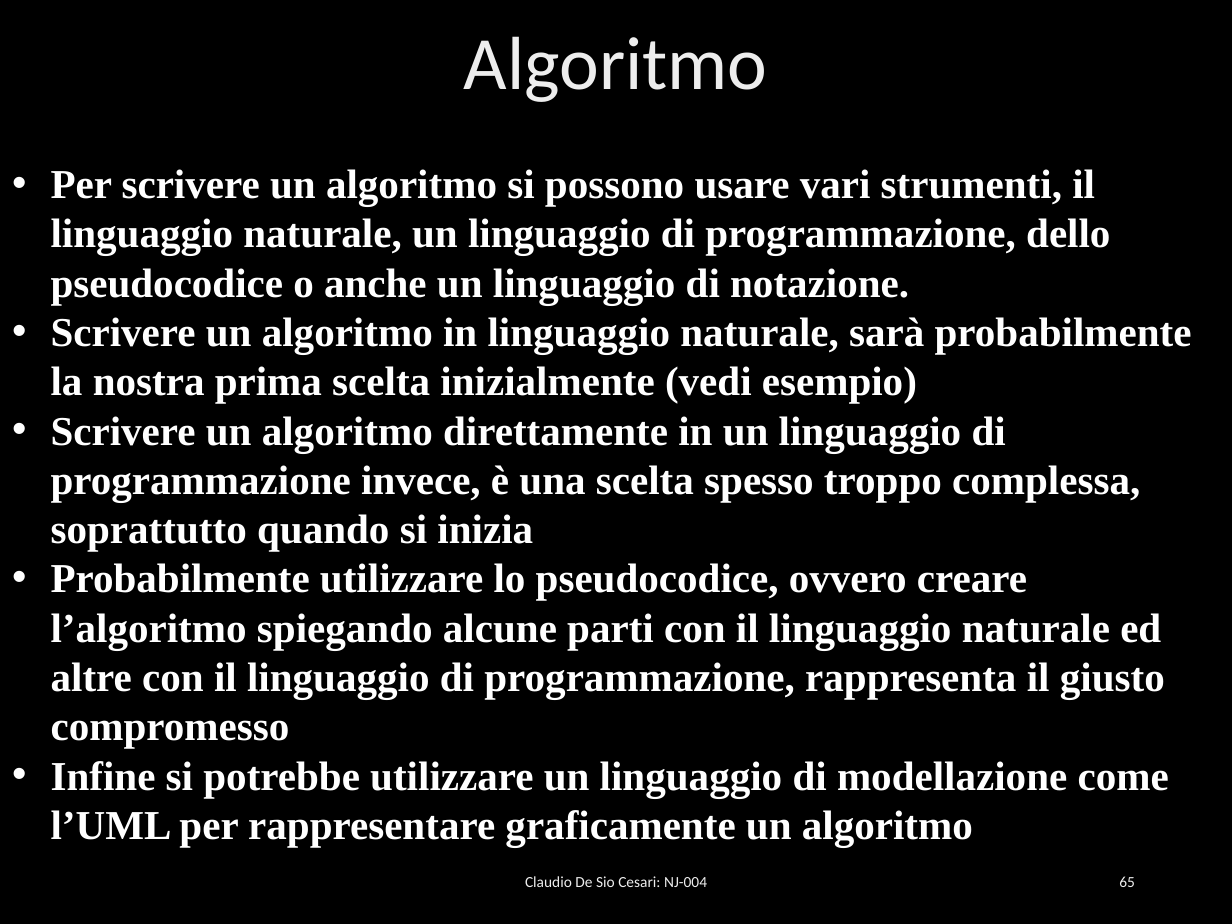
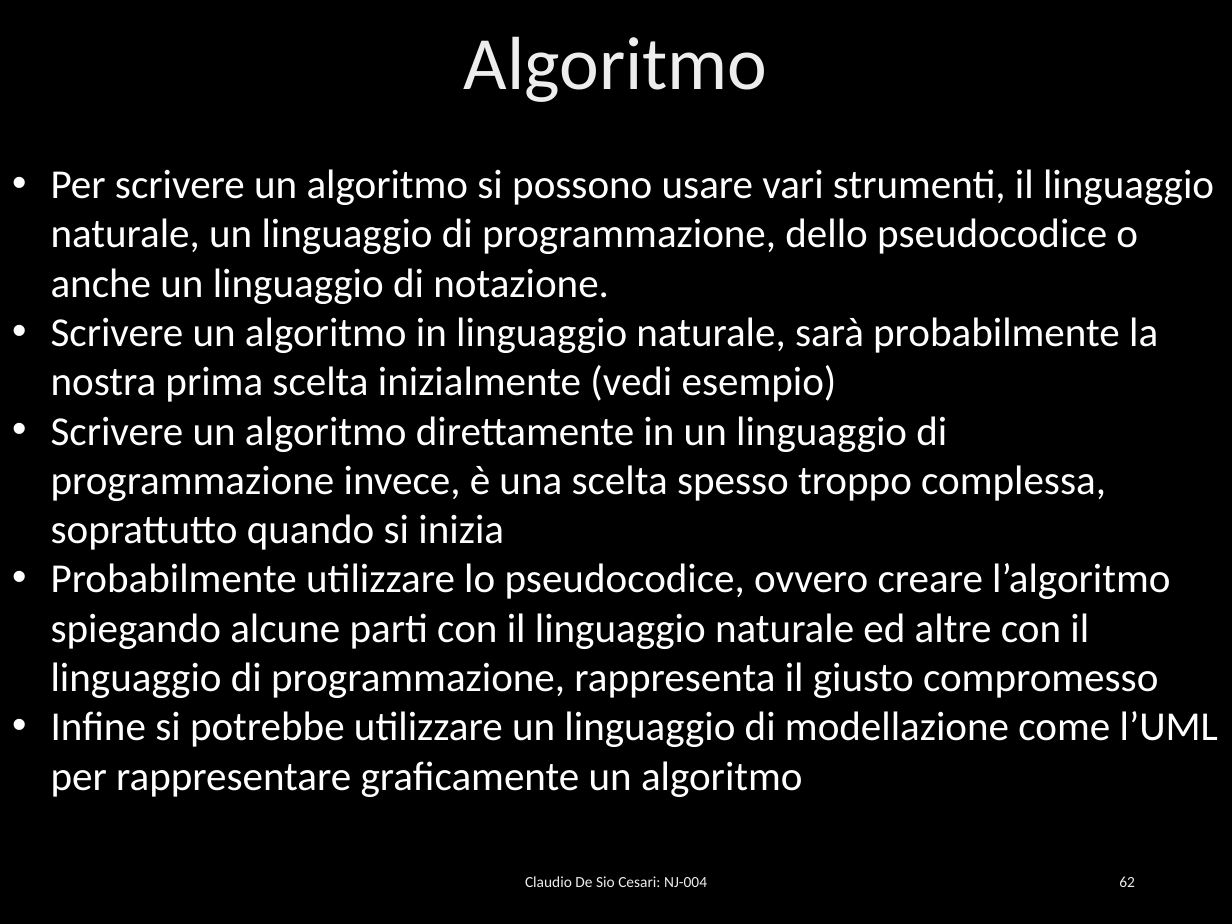
Before and after one commit to desioc/IlNuovoJavaSlides, a slide deck: slide 62 of NJ-004 - Operatori e gestione del flusso di esecuzione.pptx (slide 65 before the commit). Drawn at 1232x924 pixels with LibreOffice and Linux fonts; fonts in the diff are those of the drawing; background and template pictures are left out. Boxes give left, top, right and bottom in pixels: in the first picture for what was removed or moved away, otherwise in the second. Text is boxed around its words. In the diff, an @@ line names an element or a change of style, - is before the commit and + after.

```diff
--- a/NJ-004 - Operatori e gestione del flusso di esecuzione.pptx
+++ b/NJ-004 - Operatori e gestione del flusso di esecuzione.pptx
@@ text "Per scrivere un algoritmo si ..." at [51,169,1218,797]: font Times New Roman to Calibri, bold off @@
@@ page number at [1119,876,1135,887]: text changed @@
-65
+62
```
Also in this commit, not shown: 30 other slides changed, 3 slides removed, 3 other files.
